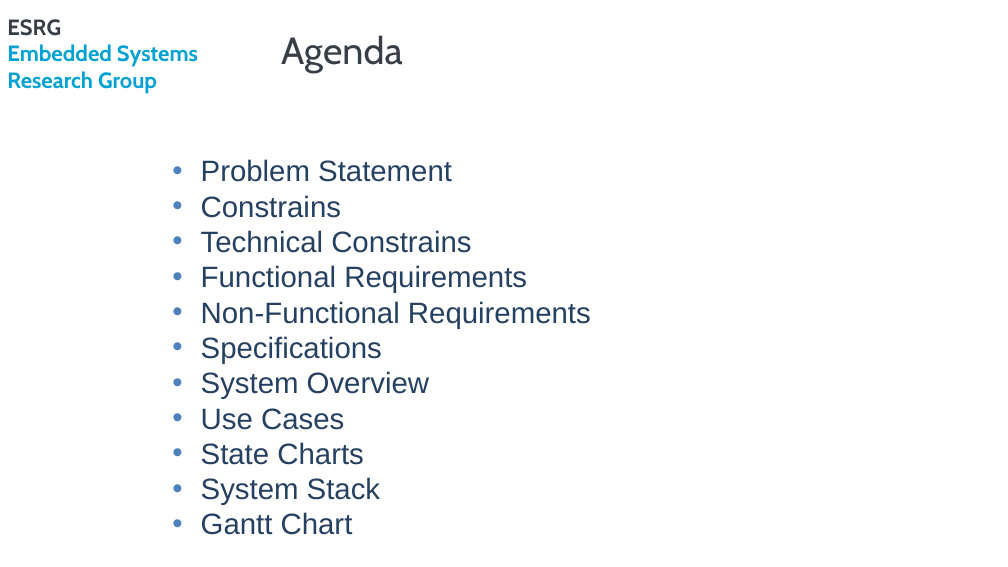
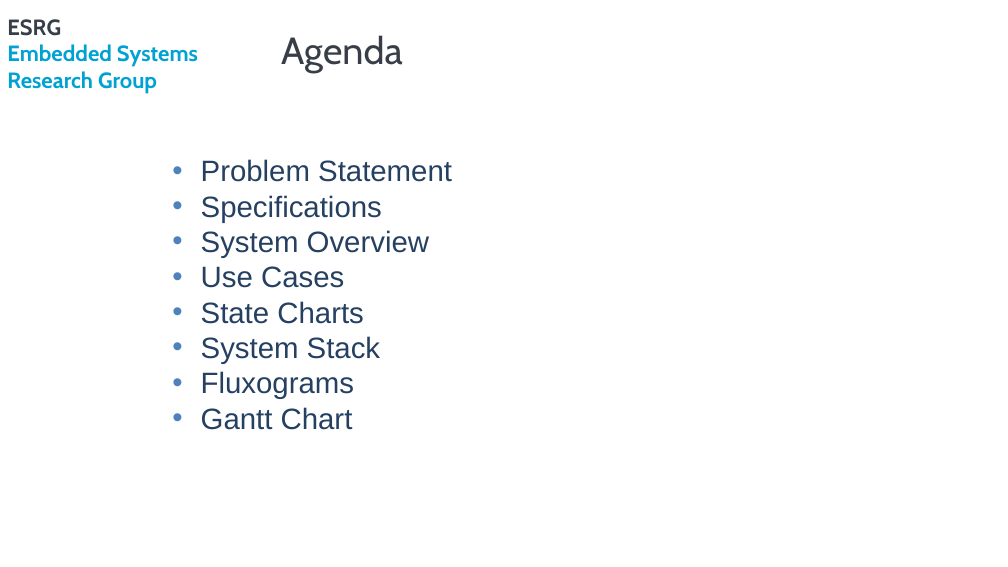
Before and after one commit to rpcarvalho/PSE, a slide deck: slide 2 of Reports/AnalysisApresentation_A75030_FabioMagalhaes_A76279_RuiCarvalho.pptx. Drawn at 1008x567 pixels with LibreOffice and Linux fonts; fonts in the diff are those of the drawing; background and template pictures are left out. Boxes give left, top, right and bottom in pixels: in the first picture for what was removed or moved away, otherwise in the second. Text is boxed around its words. In the diff, an @@ line names an element or a change of style, - is before the commit and + after.

```diff
--- a/Reports/AnalysisApresentation_A75030_FabioMagalhaes_A76279_RuiCarvalho.pptx
+++ b/Reports/AnalysisApresentation_A75030_FabioMagalhaes_A76279_RuiCarvalho.pptx
@@ text at box(201, 195, 591, 329): paragraphs removed @@
-• Constrains
-• Technical Constrains
-• Functional Requirements
-• Non-Functional Requirements
@@ text at box(201, 371, 354, 399): paragraph added @@
+• Fluxograms
```
Also in this commit, not shown: 5 other slides changed, 24 slides added, 11 slides removed, 1 other file.
